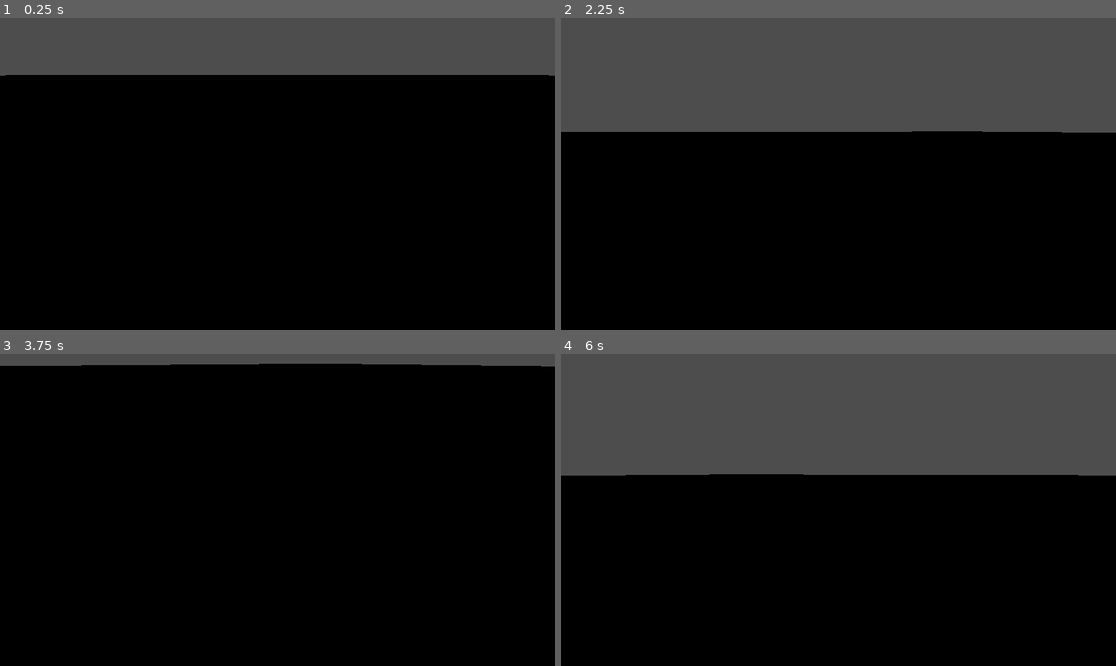
Above: before the commit, frames 1-4 (two rows, left to right).
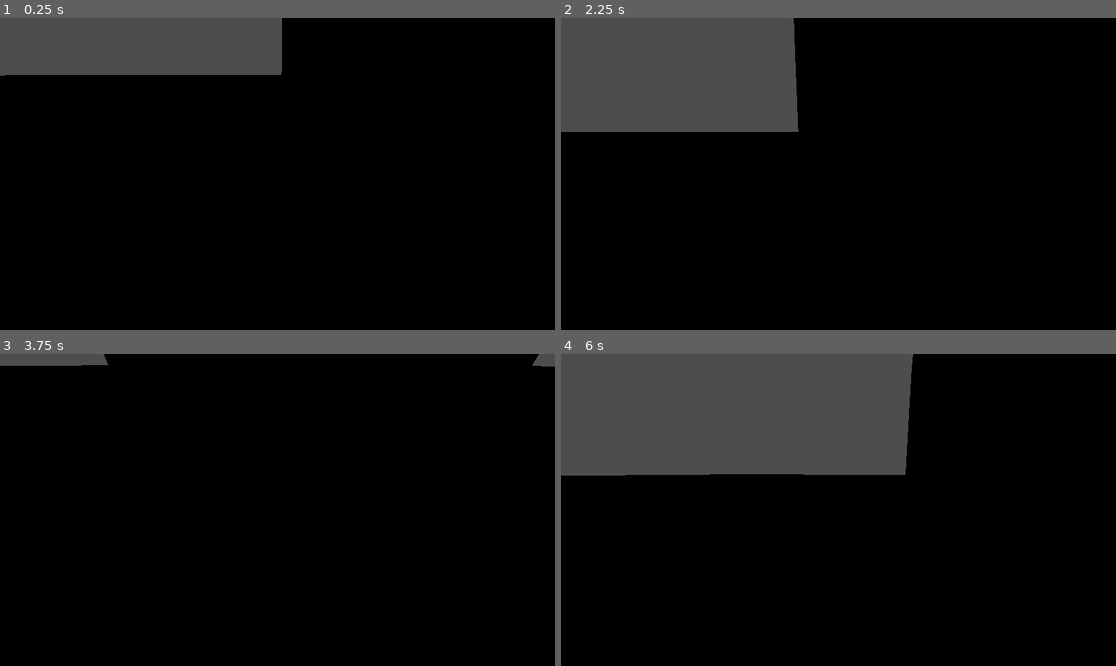
Above: after the commit, the same moments.

Repository: Okularnik2001PL/123-Start-projektu
Game: Godot game, scene res://testy giery v1.tscn
Two runs of this game, one before a commit and one after it. Both use one fixed random seed, a clock stepped at 60 frames per second and the inputs below.
Inputs (mouse positions are in pixels of both pictures, inside the frame that each line leads up to):
- Up to frame 1 (0.25 s): no input
- Up to frame 2 (2.25 s): tap Enter (ui_accept) at 0.5, 0.77, 1.52, 2 s; move the mouse to (960, 158) at 0.52 s; hold D (ui_right) 0.53-1.28 s; right-click (960, 158) at 0.6 s; tap G (spawn, bound only after the commit) at 0.8, 1.35 s; move the mouse to (727, 189) at 1.27 s; hold S (ui_down) 1.28-2.03 s; right-click (727, 189) at 1.55 s; move the mouse to (894, 105) at 2.02 s; hold D (ui_right) from 2.03 s (still down); right-click (894, 105) at 2.1 s
- Up to frame 3 (3.75 s): tap G (spawn, bound only after the commit) at 2.3, 2.85 s; move the mouse to (249, 572) at 2.77 s; release D (ui_right) at 2.78 s; hold W (ui_up) 2.78-3.53 s; tap Enter (ui_accept) at 3.02, 3.5 s; right-click (249, 572) at 3.05 s; move the mouse to (444, 556) at 3.52 s; hold A (ui_left) from 3.53 s (still down); right-click (444, 556) at 3.6 s
- Up to frame 4 (6 s): tap Enter (ui_accept) at 3.77, 4.25, 4.52, 5.75 s; tap G (spawn, bound only after the commit) at 3.8, 4.35, 5.3, 5.85 s; move the mouse to (672, 463) at 4.27 s; right-click (672, 463) at 4.55 s; move the mouse to (866, 510) at 5.02 s; release A (ui_left) at 5.03 s; hold S (ui_down) 5.03-5.78 s; right-click (866, 510) at 5.1 s; move the mouse to (755, 432) at 5.77 s; hold D (ui_right) from 5.78 s (still down)

The runs differ from the first frame. In frame 1, 9.0% of the frame differs, in the area x 50-100%, y 0-19%; in frame 2, 21%, in the area x 41-100%, y 0-37%; in frame 3, 2.6%; in frame 4, 14%.

Commit message:
123-Start-projektu
dodałem zabawki misia wejdź na pagórek

Diff:
--- /dev/null
+++ b/Klocekv1.gd
@@ -0,0 +1,4 @@
+extends RigidBody3D
+
+func _ready():
+	add_to_group("podnieś")
--- a/Klocekv1.tscn
+++ b/Klocekv1.tscn
@@ -1,4 +1,6 @@
-[gd_scene load_steps=4 format=3 uid="uid://bk8sef6d5s47p"]
+[gd_scene load_steps=5 format=3 uid="uid://bk8sef6d5s47p"]
+
+[ext_resource type="Script" path="res://Klocekv1.gd" id="1_jm7lg"]
 
 [sub_resource type="BoxShape3D" id="BoxShape3D_d7376"]
 
@@ -11,6 +13,7 @@
 [node name="Node3D" type="RigidBody3D"]
 collision_layer = 3
 collision_mask = 3
+script = ExtResource("1_jm7lg")
 
 [node name="CollisionShape3D" type="CollisionShape3D" parent="."]
 shape = SubResource("BoxShape3D_d7376")
--- a/gracz1.gd
+++ b/gracz1.gd
@@ -3,7 +3,8 @@
 var prędkośc_obrotu=0.1
 const SPEED = 5.0
 const JUMP_VELOCITY = 4.5
-
+var tszymam=null
+var Skszynka=preload("res://Klocekv1.tscn")
 # Get the gravity from the project settings to be synced with RigidBody nodes.
 var gravity = ProjectSettings.get_setting("physics/3d/default_gravity")
 func _input(event):
@@ -12,20 +13,30 @@
 		get_node("Camera3D2").rotate_x(deg_to_rad(-event.relative.y*prędkośc_obrotu))
 
 func _physics_process(delta):
-	#print(str($Camera3D2/RayCast3D.get_collider()))
 	if Input.is_action_just_pressed("zmiana_kamery"):
 		camera=-camera
 		match camera:
 			-1:
 				$Camera3D2/Camera3D.current=true
 				$Camera3D2.current=false
+				Input.set_mouse_mode(Input.MOUSE_MODE_VISIBLE)
 			1:
 				$Camera3D2/Camera3D.current=false
 				$Camera3D2.current=true
+				Input.set_mouse_mode(Input.MOUSE_MODE_CAPTURED)
 	# Add the gravity.
 	if not is_on_floor():
 		velocity.y -= gravity * delta
-
+	if Input.is_action_just_pressed("spawn")&&tszymam==null:
+		var szkszynia=Skszynka.instantiate()
+		add_child(szkszynia)
+		podniesiony(szkszynia)
+	if Input.is_action_just_pressed("Prawy_M"):
+		if $Camera3D2/RayCast3D.get_collider()!=null:
+			if $Camera3D2/RayCast3D.get_collider().is_in_group("podnieś") && tszymam==null:
+				podniesiony($Camera3D2/RayCast3D.get_collider())
+			else:
+				odluz()
 	# Handle jump.
 	if Input.is_action_just_pressed("ui_accept") and is_on_floor():
 		velocity.y = JUMP_VELOCITY
@@ -42,3 +53,27 @@
 		velocity.z = move_toward(velocity.z, 0, SPEED)
 
 	move_and_slide()
+func podniesiony(obiekt):
+	obiekt.set_collision_layer_value(1,false)
+	obiekt.set_collision_mask_value(1,false)
+	obiekt.gravity_scale = 0
+	obiekt.get_parent().remove_child(obiekt)
+	add_child(obiekt)
+	obiekt.global_position=$nosze.global_position
+	tszymam=obiekt
+func odluz():
+	if tszymam!=null:
+		tszymam.set_collision_layer_value(1,true)
+		tszymam.set_collision_mask_value(1,true)
+		tszymam.gravity_scale = 1
+		tszymam.get_parent().remove_child(tszymam)
+		get_parent().add_child(tszymam)
+		tszymam.global_position=punkt()
+		tszymam=null
+func punkt():
+	var punkt=$nosze
+	if $Camera3D2/RayCast3D.is_colliding():
+		punkt= $Camera3D2/RayCast3D.get_collision_point()
+	else:
+		punkt= $Camera3D2/RayCast3D.global_transform.origin
+	return punkt
--- a/gracz1.tscn
+++ b/gracz1.tscn
@@ -32,3 +32,6 @@
 [node name="Camera3D" type="Camera3D" parent="Camera3D2"]
 transform = Transform3D(1, 0, 0, 0, 0.894755, 0.446557, 0, -0.446557, 0.894755, 0, 2.40393, 2.97588)
 current = true
+
+[node name="nosze" type="Node3D" parent="."]
+transform = Transform3D(1, 0, 0, 0, 1, 0, 0, 0, 1, 0, 1, 0)
--- a/project.godot
+++ b/project.godot
@@ -50,3 +50,13 @@
 "events": [Object(InputEventMouseButton,"resource_local_to_scene":false,"resource_name":"","device":-1,"window_id":0,"a …(259 unchanged characters)…
 ]
 }
+Prawy_M={
+"deadzone": 0.5,
+"events": [Object(InputEventMouseButton,"resource_local_to_scene":false,"resource_name":"","device":-1,"window_id":0,"alt_pressed":false,"shift_pressed":false,"ctrl_pressed":false,"meta_pressed":false,"button_mask":2,"position":Vector2(94, 5),"global_position":Vector2(97, 37),"factor":1.0,"button_index":2,"canceled":false,"pressed":true,"double_click":false,"script":null)
+]
+}
+spawn={
+"deadzone": 0.5,
+"events": [Object(InputEventKey,"resource_local_to_scene":false,"resource_name":"","device":-1,"window_id":0,"alt_pressed":false,"shift_pressed":false,"ctrl_pressed":false,"meta_pressed":false,"pressed":false,"keycode":0,"physical_keycode":71,"key_label":0,"unicode":103,"echo":false,"script":null)
+]
+}
--- a/testy giery v1.tscn
+++ b/testy giery v1.tscn
@@ -14,6 +14,12 @@
 [sub_resource type="BoxShape3D" id="BoxShape3D_5kc8x"]
 size = Vector3(1000, 1, 1000)
 
+[sub_resource type="BoxShape3D" id="BoxShape3D_gs628"]
+size = Vector3(500, 500, 500)
+
+[sub_resource type="BoxMesh" id="BoxMesh_sa63v"]
+size = Vector3(500, 500, 500)
+
 [node name="Node3D" type="StaticBody3D"]
 collision_layer = 3
 collision_mask = 3
@@ -27,8 +33,19 @@
 [node name="Node3D" parent="." instance=ExtResource("1_exnj1")]
 transform = Transform3D(1, 0, 0, 0, 1, 0, 0, 0, 1, 0.654297, 2.02513, 1.79388)
 
-[node name="Node3D2" parent="." instance=ExtResource("3_hm0ck")]
+[node name="Node3D2" parent="." groups=["podnieś"] instance=ExtResource("3_hm0ck")]
 transform = Transform3D(1, 0, 0, 0, 1, 0, 0, 0, 1, -0.298057, 0.5, -7.70138)
 
-[node name="Node3D3" parent="." instance=ExtResource("3_hm0ck")]
+[node name="Node3D3" parent="." groups=["podnieś"] instance=ExtResource("3_hm0ck")]
 transform = Transform3D(1, 0, 0, 0, 1, 0, 0, 0, 1, -0.175239, 2.40335, -7.55233)
+
+[node name="pagurek" type="StaticBody3D" parent="."]
+transform = Transform3D(1, 0, 0, 0, 1, 0, 0, 0, 1, 261.404, 0, -332.058)
+collision_layer = 3
+collision_mask = 3
+
+[node name="CollisionShape3D" type="CollisionShape3D" parent="pagurek"]
+shape = SubResource("BoxShape3D_gs628")
+
+[node name="MeshInstance3D" type="MeshInstance3D" parent="pagurek"]
+mesh = SubResource("BoxMesh_sa63v")
Not shown: 1 places in testy giery v1.tscn that only renumber resources
